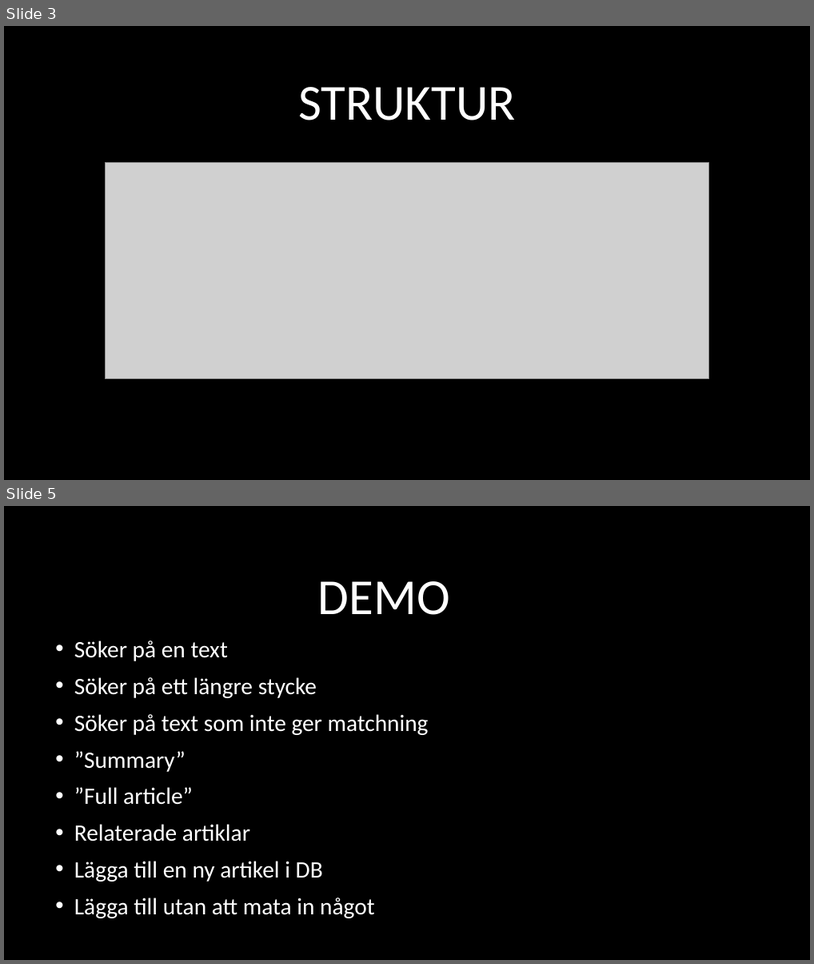
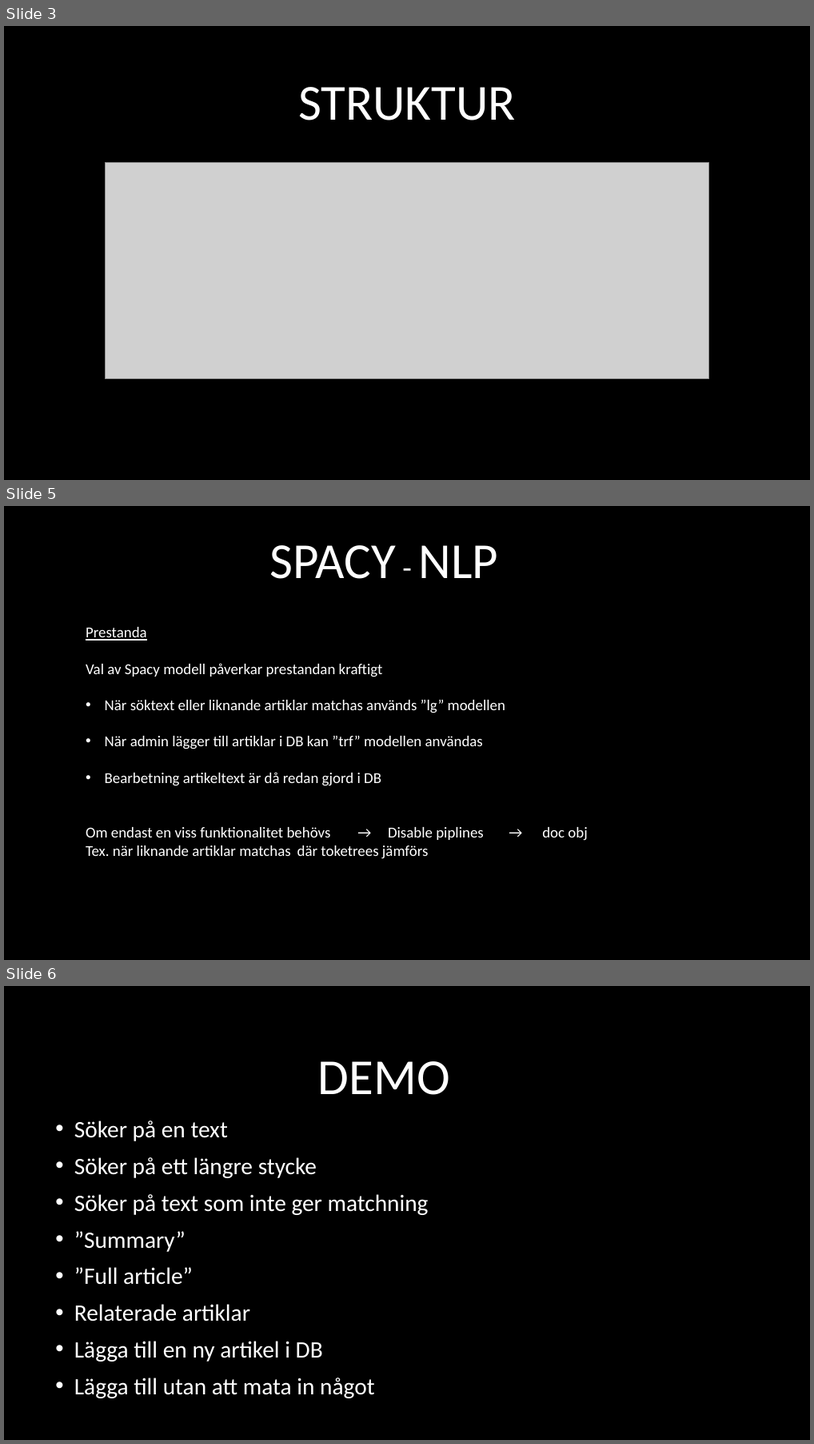
Before and after one commit to nextline501/Article-Finder, a slide deck: documentation/Grupp 3.pptx. Shown one above the other, each under a label of ours: slides 3 and 5 before the commit, slides 3, 5 and 6 after it; the slides between them are not shown. The pictures are 814x964 and 814x1444 pixels, drawn with LibreOffice and Linux fonts; fonts in the diff are those of the drawing; grey boxes stand for pictures; background and template pictures are left out. Boxes give left, top, right and bottom in pixels: in the first picture for what was removed or moved away, otherwise in the second. Text is boxed around its words. In the diff, an @@ line names an element or a change of style, - is before the commit and + after.

Commit message:
Spacy del i pptx

```diff
--- a/documentation/Grupp 3.pptx
+++ b/documentation/Grupp 3.pptx
@@ slide 5 added at [4,506,810,960], background picture (left out) @@
@@ title added at [270,545,499,579], 60 pt, text #FFFFFF @@
+SPACY - NLP
@@ text added at [86,627,506,859], 18 pt, text #FFFFFF @@
+Prestanda
+Val av Spacy modell påverkar prestandan kraftigt
+• När söktext eller liknande artiklar matchas används ”lg” modellen
+• När admin lägger till artiklar i DB kan ”trf” modellen användas
+• Bearbetning artikeltext är då redan gjord i DB
+Om endast en viss funktionalitet behövs → Disable piplines → doc obj
+Tex. när liknande artiklar matchas där toketrees jämförs
@@ what was slide 5 is now slide 6 @@
```
Also in this commit, not shown: 1 other slide added, 1 slide removed.
